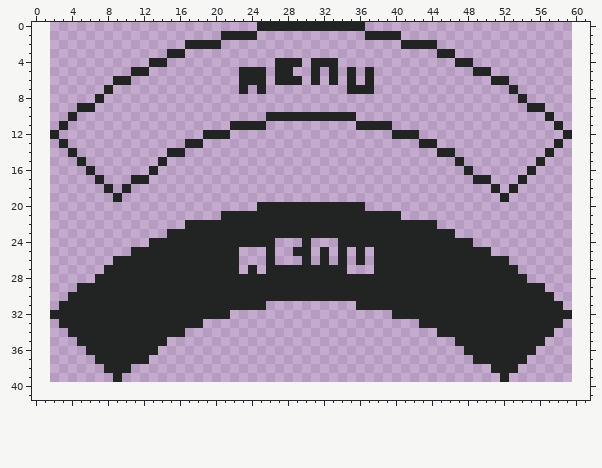
Pixel-art file: assets/sprites/menu-button.aseprite. That is the earlier state.
58x40 pixels, 1 frame. The old version is drawn lined up with the new one, on the new canvas.
Now the later version:
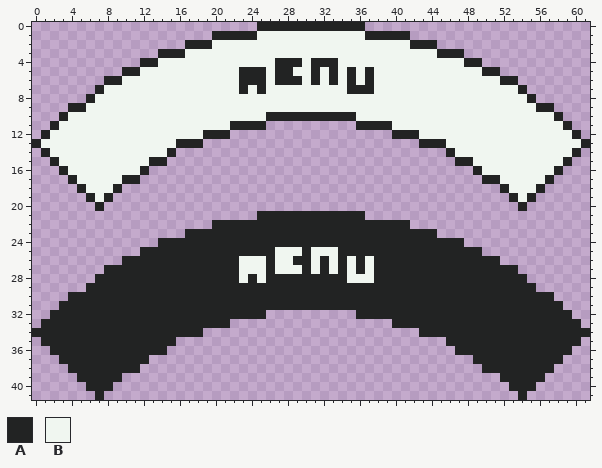
Palette (. is transparent): A #222323  B #f0f6f0
From old to new:
canvas 58x40 -> 62x42, the old top-left corner now at 2,0
Changed rows in their new state; - is an unchanged pixel.
first column x 0:
 1 --------------------A----BBBBBBBBBBBB----A--------------------
 2 --------------------BBBBBBBBBBBBBBBBBBBBBB--------------------
 3 --------------A--BBBBBBBBBBBBBBBBBBBBBBBBBBBB--A--------------
 4 ------------A-BBBBBBBBBBBBB---B---BBBBBBBBBBBBBB-A------------
 5 ----------A-BBBBBBBBBBB---B--BB-B-B-B-BBBBBBBBBBBB-A----------
 6 --------A-BBBBBBBBBBBBB---B---B-B-B-B-BBBBBBBBBBBBBB-A--------
 7 -------ABBBBBBBBBBBBBBB-B-BBBBBBBBB---BBBBBBBBBBBBBBBBA-------
 8 ------ABBBBBBBBBBBBBBBBBBBBBBBBBBBBBBBBBBBBBBBBBBBBBBBBA------
 9 ----A-BBBBBBBBBBBBBBBBBBBBBBBBBBBBBBBBBBBBBBBBBBBBBBBBBB-A----
10 ---ABBBBBBBBBBBBBBBBBBBBBB----------BBBBBBBBBBBBBBBBBBBBBBA---
11 --ABBBBBBBBBBBBBBBBBBB------------------BBBBBBBBBBBBBBBBBBBA--
12 -ABBBBBBBBBBBBBBBBB------------------------BBBBBBBBBBBBBBBBBA-
13 ABBBBBBBBBBBBBBBA----------------------------ABBBBBBBBBBBBBBBA
14 -ABBBBBBBBBBBBB-.----------------------------.-BBBBBBBBBBBBBA-
15 --ABBBBBBBBBBA----------------------------------ABBBBBBBBBBA--
16 ---ABBBBBBBBA.----------------------------------.ABBBBBBBBA---
17 ----ABBBBBA-.------------------------------------.-ABBBBBA----
18 -----ABBBA.----------------------------------------.ABBBA-----
19 ------ABA.------------------------------------------.ABA------
20 -------A-----------------............-----------------A-------
21 ---------------------....------------....---------------------
22 -----------------...----------------------...-----------------
23 ---------------..----------------------------..---------------
24 -------------.-------------AAA-AAA--------------.-------------
25 -----------.-----------AAA-BBB-BBB-A-A------------.-----------
26 ---------.-------------BBB-BBA-B-B-B-B--------------.---------
27 -----------------------BBB-BBB-B-B-BAB------------------------
28 -----------------------B-B---------BBB------------------------
29 -----.--------------------------------------------------.-----
31 --------------------------AAAAAAAAAA--------------------------
32 ----------------------AAAA----------AAAA----------------------
33 -AA----------------AAA------------------AAA----------------AA-
34 AAAA-------------AA------------------------AA-------------AAAA
35 -AAAA----------A------------------------------A----------AAAA-
36 --AAAA--------A--------------------------------A--------AAAA--
37 ---AAAA------------------------------------------------AAAA---
38 ----AAAA---A--------------------------------------A---AAAA----
39 -----AAAA--------------------------------------------AAAA-----
40 ------AAA--------------------------------------------AAA------
41 -------A----------------------------------------------A-------
Boxes around the changes in both pictures, in picture pixels (x1, y1, x2, y2):
changed: (32, 31, 590, 400)
